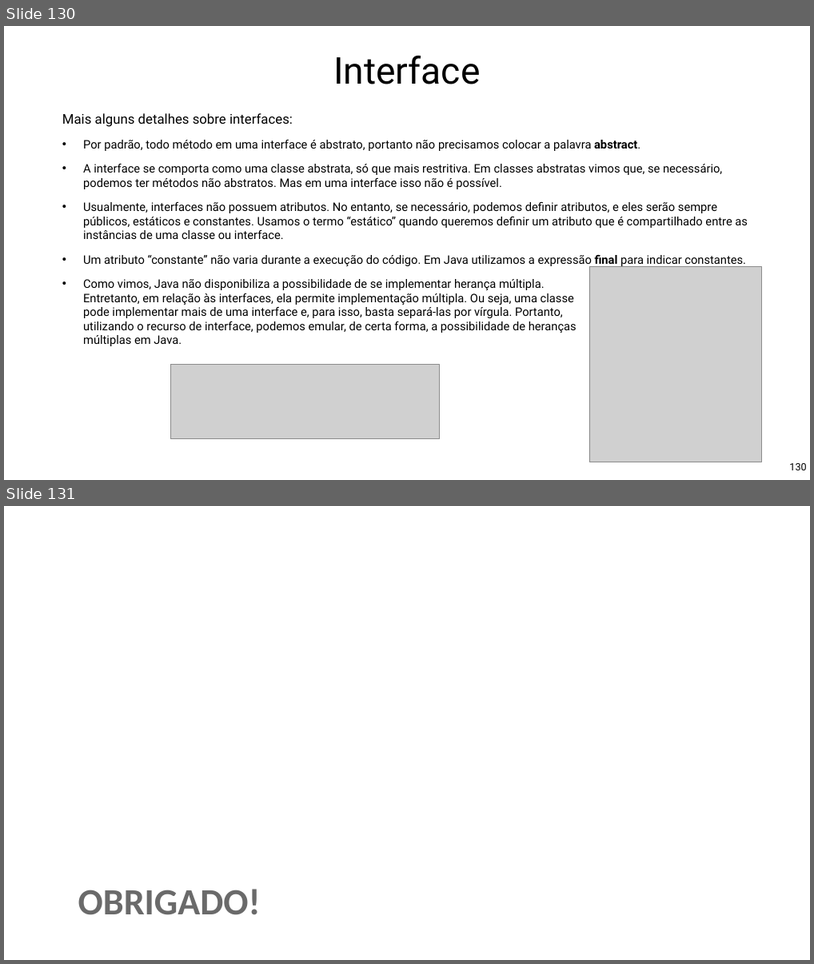
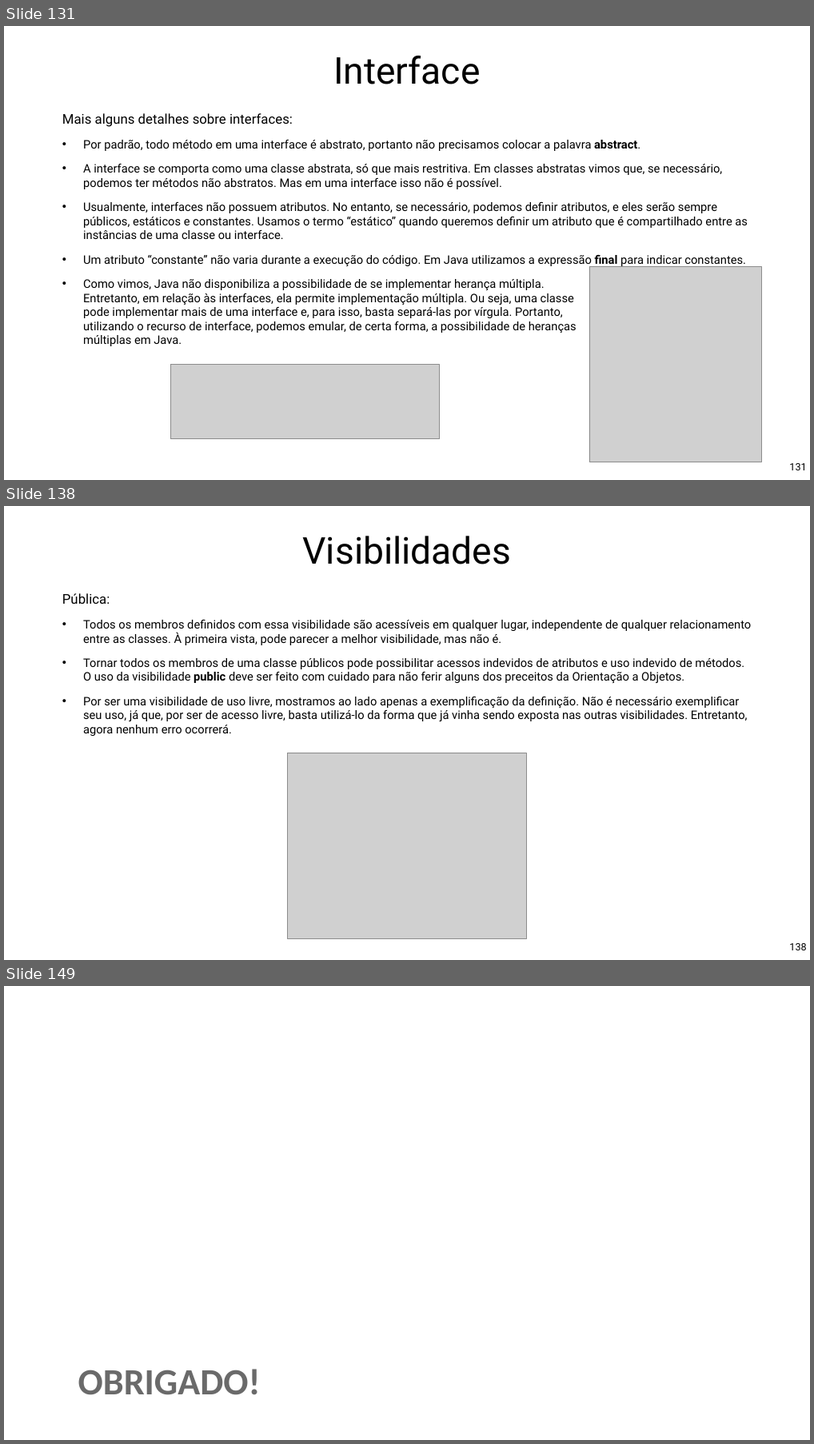
Before and after one commit to Pedrorocha13/2021.1-progoo, a slide deck: materiais/slides.pptx. Shown one above the other, each under a label of ours: slides 130 and 131 before the commit, slides 131, 138 and 149 after it; the slides between them are not shown. The pictures are 814x964 and 814x1444 pixels, drawn with LibreOffice and Linux fonts; fonts in the diff are those of the drawing; grey boxes stand for pictures; background and template pictures are left out. Boxes give left, top, right and bottom in pixels: in the first picture for what was removed or moved away, otherwise in the second. Text is boxed around its words. In the diff, an @@ line names an element or a change of style, - is before the commit and + after.

```diff
--- a/materiais/slides.pptx
+++ b/materiais/slides.pptx
@@ slide 138 added at box(4, 506, 810, 960), background picture (left out) @@
@@ title added at box(303, 536, 512, 564), 88 pt, text #000000 @@
+Visibilidades
@@ text added at box(62, 593, 752, 736), 28 pt, text #000000 @@
+Pública:
+  • Todos os membros definidos com essa visibilidade são acessíveis em qualquer lugar, independente de qualquer relacionamento entre as classes. À primeira vista, pode parecer a melhor visibilidade, mas não é.
+  • Tornar todos os membros de uma classe públicos pode possibilitar acessos indevidos de atributos e uso indevido de métodos. O uso da visibilidade public deve ser feito com cuidado para não ferir alguns dos preceitos da Orientação a Objetos.
+  • Por ser uma visibilidade de uso livre, mostramos ao lado apenas a exemplificação da definição. Não é necessário exemplificar seu uso, já que, por ser de acesso livre, basta utilizá-lo da forma que já vinha sendo exposta nas outras visibilidades. Entretanto, agora nenhum erro ocorrerá.
@@ picture added at box(288, 752, 526, 939) @@
@@ page number added at box(790, 943, 806, 950), 24 pt, text #000000 @@
+138
@@ what was slide 130 is now slide 131 @@
@@ page number at box(790, 463, 806, 470): text changed @@
-130
+131
@@ what was slide 131 is now slide 149 @@
```
Also in this commit, not shown: 17 other slides added, 51 other files.
